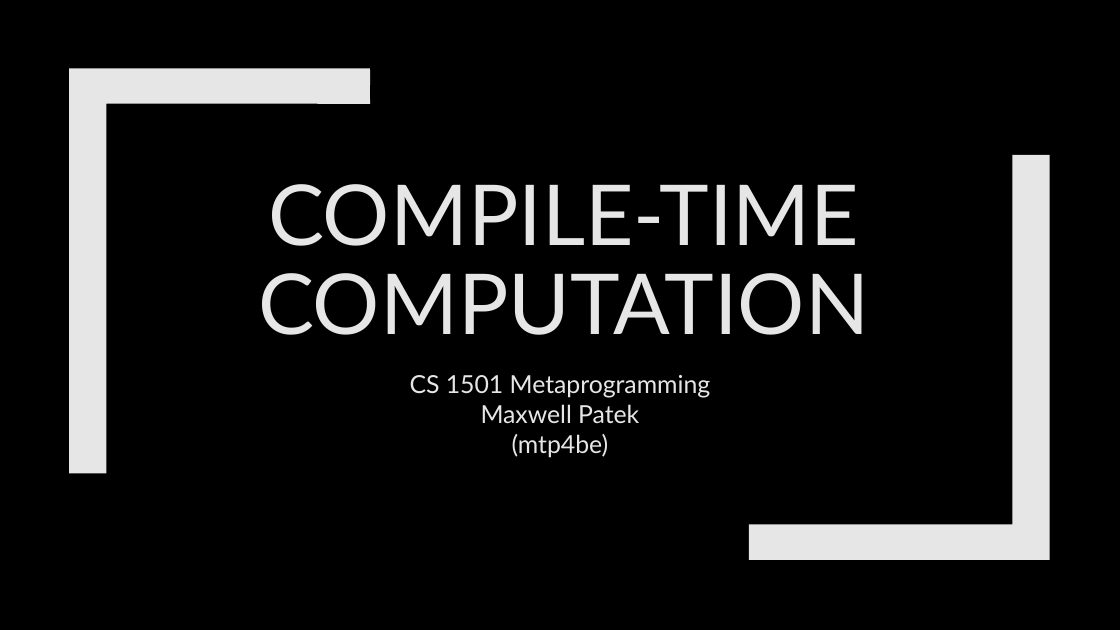
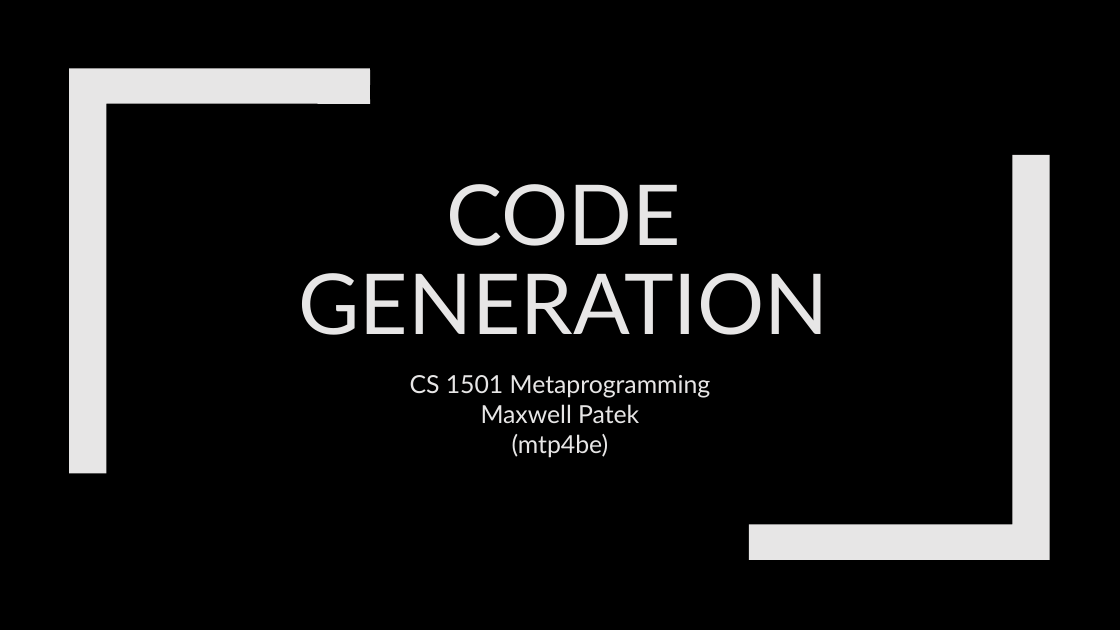
Before and after one commit to max7patek/metaprogramming, a slide deck: slide 1 of slides/09-CodeGeneration.pptx. Drawn at 1120x630 pixels with LibreOffice and Linux fonts; fonts in the diff are those of the drawing. Boxes give left, top, right and bottom in pixels: in the first picture for what was removed or moved away, otherwise in the second. Text is boxed around its words. In the diff, an @@ line names an element or a change of style, - is before the commit and + after.

Commit message:
Code Generation

```diff
--- a/slides/09-CodeGeneration.pptx
+++ b/slides/09-CodeGeneration.pptx
@@ title at (x1=298, y1=184, x2=828, y2=335): text changed @@
-COMPILE-TIME COMPUTATION
+CODE GENERATION
```
Also in this commit, not shown: 17 slides added, 21 slides removed, 2 other files.
